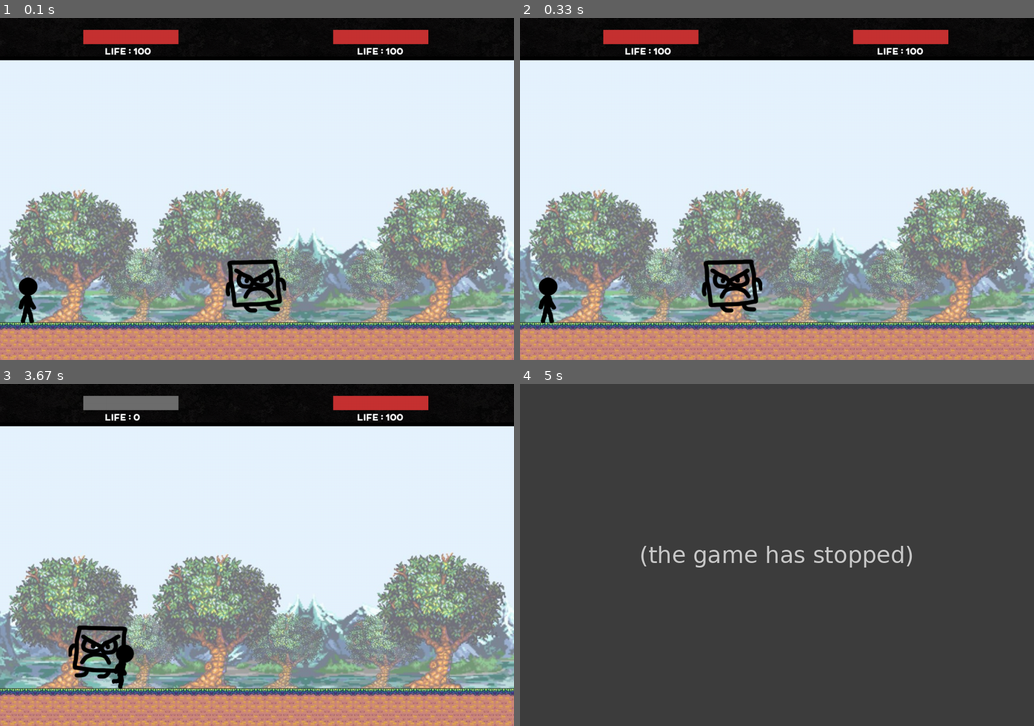
Above: before the commit, frames 1-4 (two rows, left to right).
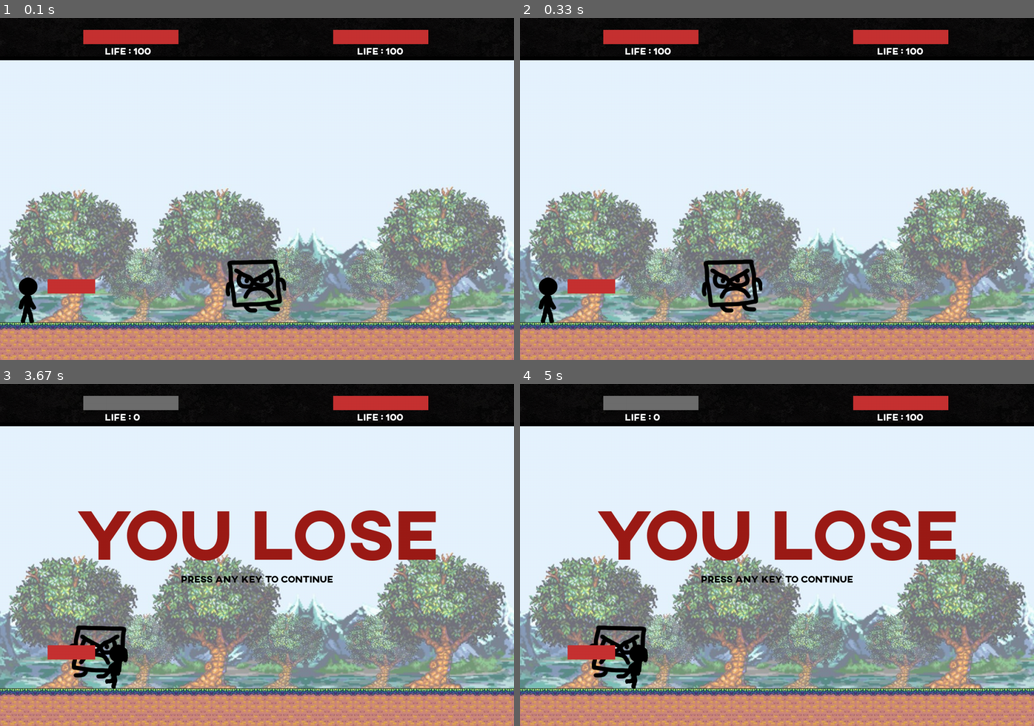
Above: after the commit, the same moments.

Repository: thmspry/jeu-pygame-maths
Game: pygame game, started from Game.py
Same seed, same stepped clock (60 frames per second), same inputs: the game is played once before the commit and once after it.
Inputs:
- Up to frame 1 (0.1 s): no input
- Up to frame 2 (0.33 s): no input
- Up to frame 3 (3.67 s): hold Right 0.33-0.8 s; hold Up 0.83-1.13 s; hold Right 1.17-1.63 s; hold Left 1.67-2.2 s; hold Left 2.23-2.63 s; hold Up 2.67-3.03 s; hold Right from 3.07 s (still down)
- Up to frame 4 (5 s): release Right at 3.7 s

The runs differ from the first frame. In frame 1, 0.4% of the frame differs, in the area x 9-19%, y 76-81%; in frame 2, 0.4%; in frame 3, 6.3%; in frame 4, 100%, in the area x 0-100%, y 0-100%.
Before the commit the program exited at 3.7 s; later frames show no game.

Commit message:
Gestion fin de partie avec textes

Diff:
--- a/Enemy.py
+++ b/Enemy.py
@@ -37,10 +37,7 @@
         window.blit(img, (750, 57))
 
     def on_ground(self):
-        if self.rect.bottom == GameConfig.Y_Platform:
-            return True
-        else:
-            return False
+        return self.rect.bottom == GameConfig.Y_GROUND
 
     def touch_border(self):
         return self.rect.right >= GameConfig.windowW or self.rect.left == 0 or self.rect.top <= 0 or self.rect.bottom >= GameConfig.windowH
--- a/Game.py
+++ b/Game.py
@@ -1,7 +1,7 @@
 import pygame
 from config import *
 from Player import *
-from  GameState import *
+from GameState import *
 
 
 class Move:
@@ -11,6 +11,7 @@
         self.up = False
         self.down = False
         self.attack = False
+
 
 def get_next_move():
     next_move = Move()
@@ -27,17 +28,51 @@
 
 
 def Gameloop(window):
-    gameState = GameState()
+    game_state = GameState()
     quitting = False
     while not quitting:
         pygame.time.delay(20)
-        gameState.draw(window)
+        game_state.draw(window)
+
+        for event in pygame.event.get():
+            if event.type == pygame.QUIT:
+                quitting = True
+        if game_state.is_win():
+            display_message(window, "You WIN", GameConfig.FONT150, GameConfig.windowW / 2, GameConfig.windowH / 2 - 50, GameConfig.YELLOW_GOLD_WIN)
+            display_message(window, "Press any key to continue", GameConfig.FONT20, GameConfig.windowW / 2,
+                            GameConfig.windowH / 2 + 50, GameConfig.BLACK)
+            quitting = True
+        if game_state.is_lose():
+            display_message(window, "You LOSE", GameConfig.FONT150, GameConfig.windowW / 2, GameConfig.windowH / 2 - 50,
+                            GameConfig.RED_DARK_LOSE)
+            display_message(window, "Press any key to continue", GameConfig.FONT20, GameConfig.windowW / 2,
+                            GameConfig.windowH / 2 + 50, GameConfig.BLACK)
+            quitting = True
         next_move = get_next_move()
-        gameState.advance_state(next_move)
-        for event in pygame.event.get():
-            if event.type == pygame.QUIT or gameState.is_over():
-                quitting = True
+        game_state.advance_state(next_move)
         pygame.display.update()
+    if playagain():
+        quitting = False
+    else:
+        quitting = True
+
+
+def display_message(window, message, font_size, x, y, font_color):
+    img = font_size.render(message, True, font_color)
+    display_rect = img.get_rect()
+    display_rect.center = (x, y)
+    window.blit(img, display_rect)
+
+
+def playagain():
+    pygame.time.delay(2000)
+    while True:
+        for event in pygame.event.get([pygame.KEYDOWN, pygame.QUIT]):
+            if event.type == pygame.QUIT:
+                return False
+            elif event.type == pygame.KEYDOWN:
+                return True
+        pygame.time.delay(500)
 
 
 pygame.init()
--- a/GameState.py
+++ b/GameState.py
@@ -12,9 +12,13 @@
         window.blit(GameConfig.Background_IMG, (0, 0))
         self.player.draw(window)
         self.enemy.draw(window)
+        pygame.draw.rect(window, GameConfig.RED_LIFE, pygame.Rect(GameConfig.X_PLATFORMS[0], GameConfig.Y_PLATFORMS[0], GameConfig.PLATFORM_W, 30))
 
-    def is_over(self):
-        return self.player.life <= 0 or self.enemy.life <= 0
+    def is_win(self):
+        return self.player.life > 0 and self.enemy.life <= 0
+
+    def is_lose(self):
+        return self.player.life <= 0 and self.enemy.life > 0
 
 
     def advance_state(self, next_move):
--- a/Player.py
+++ b/Player.py
@@ -15,7 +15,7 @@
     NONE = 0
 
     def __init__(self, x):
-        self.rect = pygame.Rect(x, GameConfig.Y_Platform - GameConfig.Player_H, GameConfig.Player_W,
+        self.rect = pygame.Rect(x, GameConfig.Y_GROUND - GameConfig.Player_H, GameConfig.Player_W,
                                 GameConfig.Player_H)
         self.vx = 0
         self.vy = 0
@@ -39,7 +39,7 @@
         pygame.draw.rect(window, GameConfig.GREY_BAR, pygame.Rect(175, 25, 200, 30))
         if self.life >= 0 :
             pygame.draw.rect(window, GameConfig.RED_LIFE, pygame.Rect(175, 25, self.life*2, 30))
-        else :
+        else:
             pygame.draw.rect(window, GameConfig.RED_LIFE, pygame.Rect(175, 25, 0, 30))
 
         img = GameConfig.FONT20.render("Life : " + str(self.life), True, GameConfig.WHITE)
@@ -47,16 +47,16 @@
 
 
     def shoot(self):
-        pass
+         pass
 
     def on_ground(self):
-        if self.rect.bottom == GameConfig.Y_Platform:
-            return True
-        else:
-            return False
+        return self.rect.bottom == GameConfig.Y_GROUND
+
+    def on_platform(self):
+        return self.rect.bottom == GameConfig.Y_PLATFORMS[0] and self.rect.left >= GameConfig.X_PLATFORMS[0] and self.rect.right <= GameConfig.X_PLATFORMS[0] + GameConfig.PLATFORM_W
 
     def touch_border(self):
-        return self.rect.right >= GameConfig.windowW or self.rect.left == 0
+        return self.rect.right >= GameConfig.windowW or self.rect.left == 0 or self.rect.top <= 0
 
     def touch_enemy(self, enemy):
         return self.rect.colliderect(enemy.rect)
@@ -64,6 +64,7 @@
     def advance_state(self, next_move, enemy):
         fx = 0
         fy = 0
+        print("Sur la plat ? ",self.on_platform())
         if next_move.left:
             fx = GameConfig.force_left_player
             self.direction = Player.LEFT
@@ -93,19 +94,19 @@
             self.image = Player.IMAGES[self.direction][
                 self.sprite_count // GameConfig.NB_FRAMES_PER_SPRITE_PLAYER
                 ]
-        else :
+        else:
             self.image = Player.IMAGES[Player.NONE][0]
 
         self.mask = Player.MASK[self.direction][self.sprite_count // GameConfig.NB_FRAMES_PER_SPRITE_PLAYER]
 
         self.vx = fx * GameConfig.DT
-        if self.on_ground():
+        if self.on_ground() or self.on_platform():
             self.vy = fy*GameConfig.DT
         else:
             self.vy = self.vy + GameConfig.GRAVITY*GameConfig.DT
 
         x, y = self.rect.topleft
-        vy_max = (GameConfig.Y_Platform-GameConfig.Player_H-y)/GameConfig.DT
+        vy_max = (GameConfig.Y_GROUND-GameConfig.Player_H-y)/GameConfig.DT
         self.vy = min(self.vy, vy_max)
         vx_min = -x/GameConfig.DT
         vx_max = (GameConfig.windowW-GameConfig.Player_W-x)/GameConfig.DT
--- a/config.py
+++ b/config.py
@@ -1,12 +1,20 @@
 import pygame
+
 
 class GameConfig:
 
+    # Render font
     def init():
         GameConfig.FONT20 = pygame.font.Font('sprites/Axis_Extrabold.otf', 20)
+        GameConfig.FONT150 = pygame.font.Font('sprites/Axis_Extrabold.otf', 150)
+
+    # Useful values
     windowH = 720
     windowW = 1080
-    Y_Platform = 600
+    Y_GROUND = 600
+    Y_PLATFORMS = [550, 400]
+    X_PLATFORMS = [100, 300]
+    PLATFORM_W = 100
     Player_W = 64
     Player_H = 64
     ENEMY_W = 128
@@ -20,6 +28,7 @@
     FORCEJUMP = -100
     FORCE_ENEMY = 10
 
+    # Images
     Background_IMG = pygame.image.load('sprites/background_ath.png')
     STANDING_IMG = [pygame.image.load('sprites/walk/stand1.png')]
     JUMP_RIGHT_IMG = [pygame.image.load('sprites/jump.png')]
@@ -31,12 +40,15 @@
     ENEMY_RIGHT_IMG = pygame.transform.flip(pygame.image.load("sprites/enemy_bigger.png"), True, False)
     ENEMY_MASK = pygame.mask.from_surface(ENEMY_LEFT_IMG)
 
+    # Colors Code (R, G, B)
+    WHITE = (255, 255, 255)
+    BLACK = (0, 0, 0)
     RED_LIFE = (199, 50, 50)
     GREY_BAR = (110, 110, 110)
-    WHITE = (255,255,255)
+    YELLOW_GOLD_WIN = (230, 168, 0)
+    RED_DARK_LOSE = (156, 28, 23)
 
-
-
+    # Sprites
     WALK_RIGHT_IMG = [
         pygame.image.load('sprites/walk/walk1.png'),
         pygame.image.load('sprites/walk/walk2.png'),
@@ -46,7 +58,7 @@
         pygame.image.load('sprites/walk/walk6.png')
     ]
     WALK_LEFT_IMG = [
-       pygame.transform.flip(pygame.image.load('sprites/walk/walk1.png'), True, False),
+        pygame.transform.flip(pygame.image.load('sprites/walk/walk1.png'), True, False),
         pygame.transform.flip(pygame.image.load('sprites/walk/walk2.png'), True, False),
         pygame.transform.flip(pygame.image.load('sprites/walk/walk3.png'), True, False),
         pygame.transform.flip(pygame.image.load('sprites/walk/walk4.png'), True, False),
